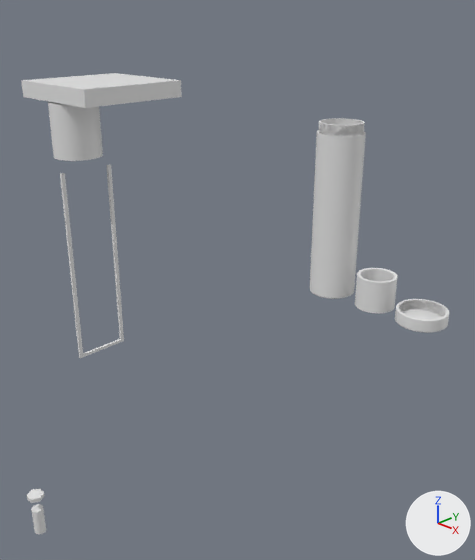
Renders of the Blender file Enclosure/ogk-v0.1-177x44x3x8.blend from each side of a commit.
One viewpoint serves both versions: a 50 mm camera at (361.0, -492.0, 177.0) aimed at (16.0, -149.0, -24.0). Arrows for +X, +Y and +Z are at lower right; the lights stay in place.

Before the edit, the objects in view are built like this:
```python
me_cube = bpy.data.meshes.new('Cube')
me_cube.from_pydata(...)  # a box spanning x -35.0..35.0, y -35.0..35.0, z -35.0..35.0
me_cube_001 = bpy.data.meshes.new('Cube.001')
me_cube_001.from_pydata(...)  # 20 vertices, 12 faces; spans x -1.0..1.0, y -1.0..1.0, z -1.0..1.0
me_cylinder_002 = bpy.data.meshes.new('Cylinder.002')
me_cylinder_002.from_pydata(...)  # 3906 vertices, 3780 faces; spans x -22.0..22.0, y -22.0..22.0, z -6.0..6.0
me_cylinder_004 = bpy.data.meshes.new('Cylinder.004')
me_cylinder_004.from_pydata(...)  # a 64-sided cylinder along z spanning x -15.0..15.0, y -15.0..15.0, z -16.5..16.5
ob_cube = bpy.data.objects.new('Cube', me_cube_001)
ob_cube.location = (0.0, -268.1, 18.0)
ob_cube.scale = (0.85, 18.4, 64.5)
ob_cube_002 = bpy.data.objects.new('Cube.002', me_cube)
ob_cube_002.location = (0.0, -251.9, 130.5)
ob_cube_002.scale = (1.0, 1.0, 0.143)
ob_cylinder_001 = bpy.data.objects.new('Cylinder.001', me_cylinder_002)
ob_cylinder_001.location = (100.0, 0.0, -76.5)
ob_cylinder_001.rotation_euler = (3.142, 0.0, 0.0)  # degrees (180, 0, 0)
ob_cylinder_001.scale = (1.05, 1.05, 1.0)
ob_cylinder_002 = bpy.data.objects.new('Cylinder.002', me_cylinder_004)
ob_cylinder_002.location = (0.0, -272.8, 108.2)
# also in view: 'Cylinder' at (0.0, 0.0, 0.0); 'Cylinder.003' at (51.0, 0.0, -67.0)
```
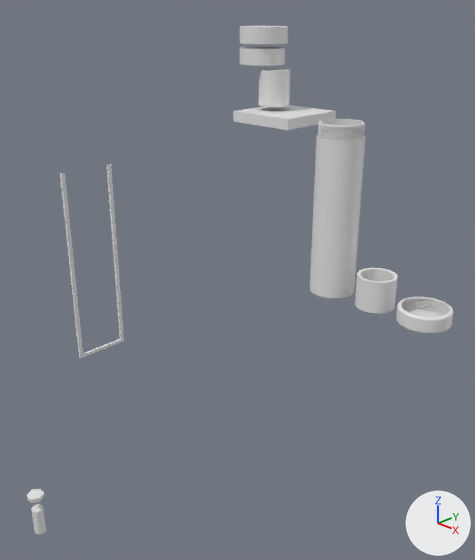
Pixel boxes (x1, y1, x2, y2) of what changed, in the pictures (475 x 560 px):
'Cube.002', moved: before (21, 73, 182, 108); after (233, 105, 336, 130)
'Cylinder.002', moved: before (48, 102, 103, 161); after (259, 68, 290, 107)
'Cylinder.001', moved, turned, rescaled: before (395, 299, 449, 333); after (396, 297, 453, 334)
'Cylinder.009', added: after (240, 26, 288, 44)
'Cylinder.008', added: after (240, 46, 285, 66)

What the commit changed:
Mesh me_cylinder_008 is new.
It has 2627 vertices, 2500 faces and spans x -22.0..22.0, y -22.0..22.0, z -7.5..7.5.
Mesh me_cylinder_006 is new.
It has 256 vertices, 132 faces and spans x -22.0..22.0, y -22.0..22.0, z -7.5..7.5.
Object 'Cylinder.001' (ob_cylinder_001) moves from (100.0, 0.0, -76.5) to (102.4, 0.0, -75.0).
Object 'Cylinder.001' (ob_cylinder_001) turns from (180, 0, 0) to (0, 180, 0) degrees about x, y and z.
Object 'Cylinder.001' (ob_cylinder_001) is rescaled from (1.05, 1.05, 1.0) to (1.1, 1.1, 1.0).
Object 'Cylinder.002' (ob_cylinder_002) moves from (0.0, -272.8, 108.2) to (-82.4, 0.0, 105.9).
Object 'Cube.002' (ob_cube_002) moves from (0.0, -251.9, 130.5) to (-68.4, 0.0, 80.1).
Object 'Cylinder.009' (ob_cylinder_009) is new; it shows me_cylinder_008.
Its location is (-97.4, 0.0, 153.5).
Its scale is (1.05, 1.05, 1.0).
Object 'Cylinder.008' (ob_cylinder_008) is new; it shows me_cylinder_006.
Its location is (-98.9, 0.0, 134.4).
